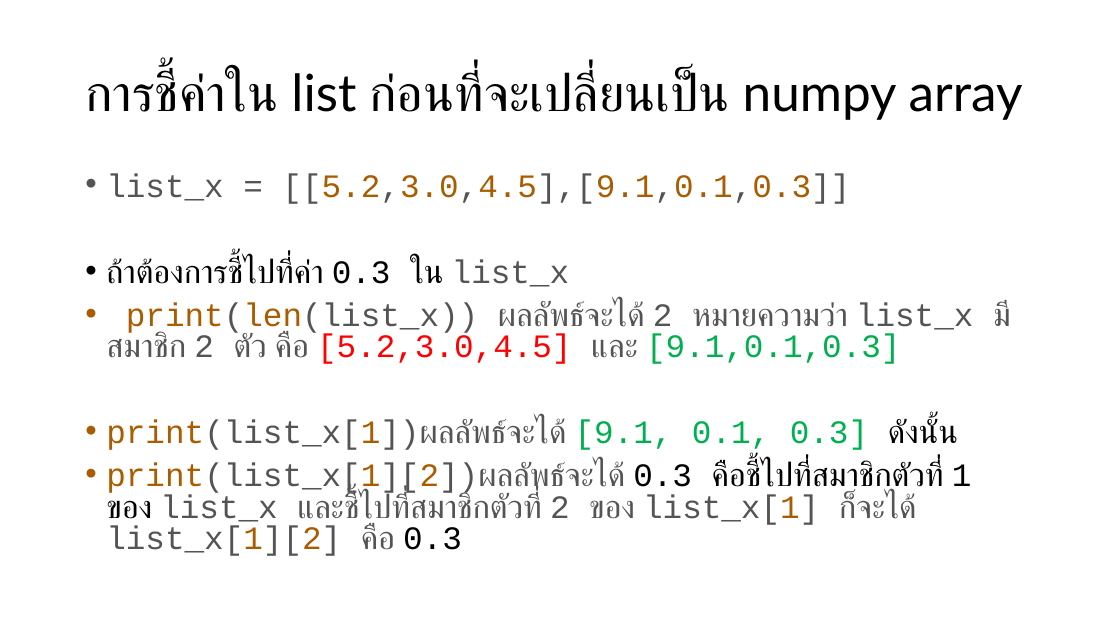
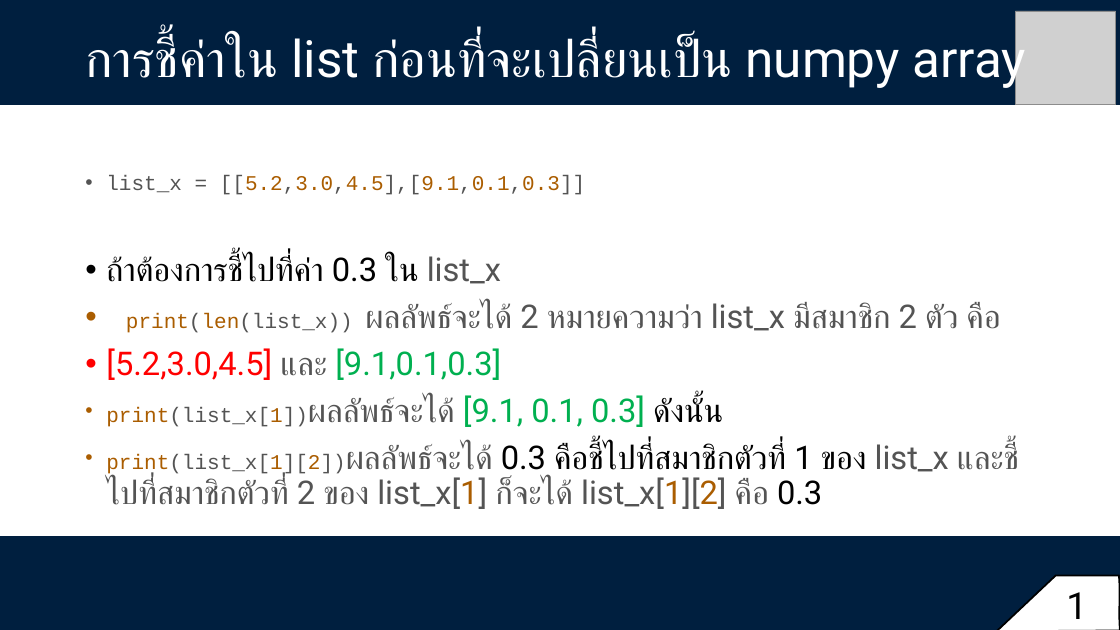
Before and after one commit to tohnperfect/Course-DS-Programming-and-Data-Viz, a slide deck: slide 14 of PPT/Class period 4.pptx. Drawn at 1120x630 pixels with LibreOffice and Linux fonts; fonts in the diff are those of the drawing; grey boxes stand for pictures. Boxes give left, top, right and bottom in pixels: in the first picture for what was removed or moved away, otherwise in the second. Text is boxed around its words. In the diff, an @@ line names an element or a change of style, - is before the commit and + after.

```diff
--- a/PPT/Class period 4.pptx
+++ b/PPT/Class period 4.pptx
@@ rectangle added at [0, 0, 1120, 104], fill #001F3F, outline #001F3F 1.5 pt @@
@@ title "การชี้ค่าใน list ก่อนที่จะเปลี่ยนเป็น numpy array": place and size @@
-title "การชี้ค่าใน list ก่อนที่จะเปลี่ยนเป็น numpy array" at [85, 71, 1023, 120]
+title "การชี้ค่าใน list ก่อนที่จะเปลี่ยนเป็น numpy array" at [85, 30, 1027, 90]
@@ title "การชี้ค่าใน list ก่อนที่จะเปลี่ยนเป็น numpy array" at [85, 30, 1027, 90]: font Lato to Roboto, text colour #000000 to #FFFFFF @@
@@ picture added at [1016, 11, 1117, 104] @@
@@ text at [106, 175, 1018, 509]: size 28 to 18 pt in "list_x = [[5.2,3.0,4.5],[9.1,0.1,0.3]]", "print(list_x[1])ผลลัพธ์จะได้", "print(list_x[1][2])ผลลัพธ์จะได้"; font Lato to Roboto in "ถ้าต้องการชี้ไปที่ค่า ใน"; font Courier New to Roboto in "0.3 list_x", "print(list_x[1])ผลลัพธ์จะได้ [9.1, 0.1, 0.3] ดังนั้น", "print(list_x[1][2])ผลลัพธ์จะได้ 0.3 คือชี้ไปที่สมาชิกตัวที่  ..."; line spacing 0.8 to 0.9 @@
@@ text at [106, 302, 1000, 380]: text changed; font Courier New to Roboto @@
-• print(len(list_x)) ผลลัพธ์จะได้ 2 หมายความว่า list_x มีสมาชิก 2 ตัว คือ [5.2,3.0,4.5] และ [9.1,0.1,0.3]
+• print(len(list_x)) ผลลัพธ์จะได้ 2 หมายความว่า list_x มีสมาชิก 2 ตัว คือ
+• [5.2,3.0,4.5] และ [9.1,0.1,0.3]
@@ rectangle added at [0, 537, 1120, 630], fill #001F3F, outline #001F3F 1.5 pt @@
@@ freeform shape added at [996, 576, 1120, 630], fill #FFFFFF, outline #000000 1.5 pt @@
@@ text added at [1059, 578, 1110, 630], 32 pt, text #000000 @@
+13
```
Also in this commit, not shown: 26 other slides changed, 40 other files.
